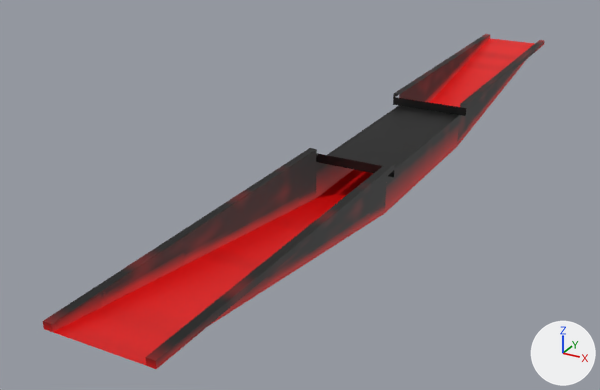
The glTF model public/assets/testmap/underpass.glb, before and after one commit.
Rendered twice from a camera (50 mm lens) standing at (9.1, -52.2, 19.5) and looking at (-17.2, -4.4, -4.4). The lights are fixed; the arrows at lower right show +X, +Y and +Z. The picture after the commit comes second. Vertices at exactly the same position are counted once.

Names of what the first picture shows: 'underpass.0', 'underpass.1', 'underpass.2', 'underpass.3'.
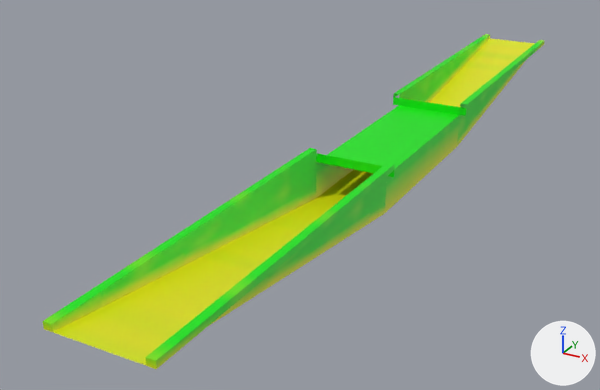
Location of each change, (x1, y1, x2, y2) in pixels of the pictures (600 x 390 px):
part 1 of me_underpass_0, recoloured: (53, 38, 535, 365) in both
part 2 of me_underpass_1, recoloured: (61, 37, 540, 346) in both
part 3 of me_underpass_1, recoloured: (47, 35, 542, 358) in both
part 4 of me_underpass_1, recoloured: (43, 34, 545, 369) in both
part 5 of me_underpass_2, recoloured (dark red to green): (316, 123, 459, 213) in both
part 6 of me_underpass_3, recoloured (black to green): (327, 106, 459, 169) in both

The edits, one by one:
me_underpass_0 has 414 vertices, 412 faces and spans x -14.5..-9.5, y -31.0..31.0, z -3.1..0.0.
me_underpass_0 is used by ob_underpass_0; location (0.0, 0.0, 0.0).
me_underpass_0 part 1: 412 faces centred in x -12.8..-11.2, y -30.9..30.9, z -3.1..0.0 are repainted in the vertex colours; the middle colour goes from red #ff0000 to yellow #ffff00.
me_underpass_1 has 4712 vertices, 8252 faces and spans x -15.0..-9.0, y -31.0..31.0, z -3.1..0.4.
me_underpass_1 is used by ob_underpass_1; location (0.0, 0.0, 0.0).
me_underpass_1 part 2: 4464 faces centred in x -15.0..-9.0, y -29.8..29.2, z -2.2..0.4 are repainted in the vertex colours; the middle colour goes from black #000000 to green #00ff00.
me_underpass_1 part 3: 2212 faces centred in x -15.0..-9.0, y -30.7..30.2, z -2.5..0.4 are repainted in the vertex colours; the middle colour goes from dark red #4b0000 to green #4bff00.
me_underpass_1 part 4: 1576 faces centred in x -15.0..-9.0, y -31.0..31.0, z -3.0..0.4 are repainted in the vertex colours; the middle colour goes from red #da0000 to green #daff00.
me_underpass_2 has 144 vertices, 140 faces and spans x -14.5..-9.5, y -7.0..7.0, z -3.1..-1.1.
me_underpass_2 is used by ob_underpass_2; location (0.0, 0.0, 0.0).
me_underpass_2 part 5: 140 faces centred in x -14.5..-9.5, y -6.92..6.92, z -2.43..-1.77 are repainted in the vertex colours; the middle colour goes from dark red #390000 to green #39ff00.
me_underpass_3 has 4 vertices, 2 faces and spans x -14.5..-9.5, y -7.0..7.0, z -0.5.
me_underpass_3 is used by ob_underpass_3; location (0.0, 0.0, 0.0).
me_underpass_3 part 6: 2 faces centred in x -12.83..-11.17, y -2.33..2.33, z -0.5 are repainted in the vertex colours; the middle colour goes from black #000000 to green #00ff00.
